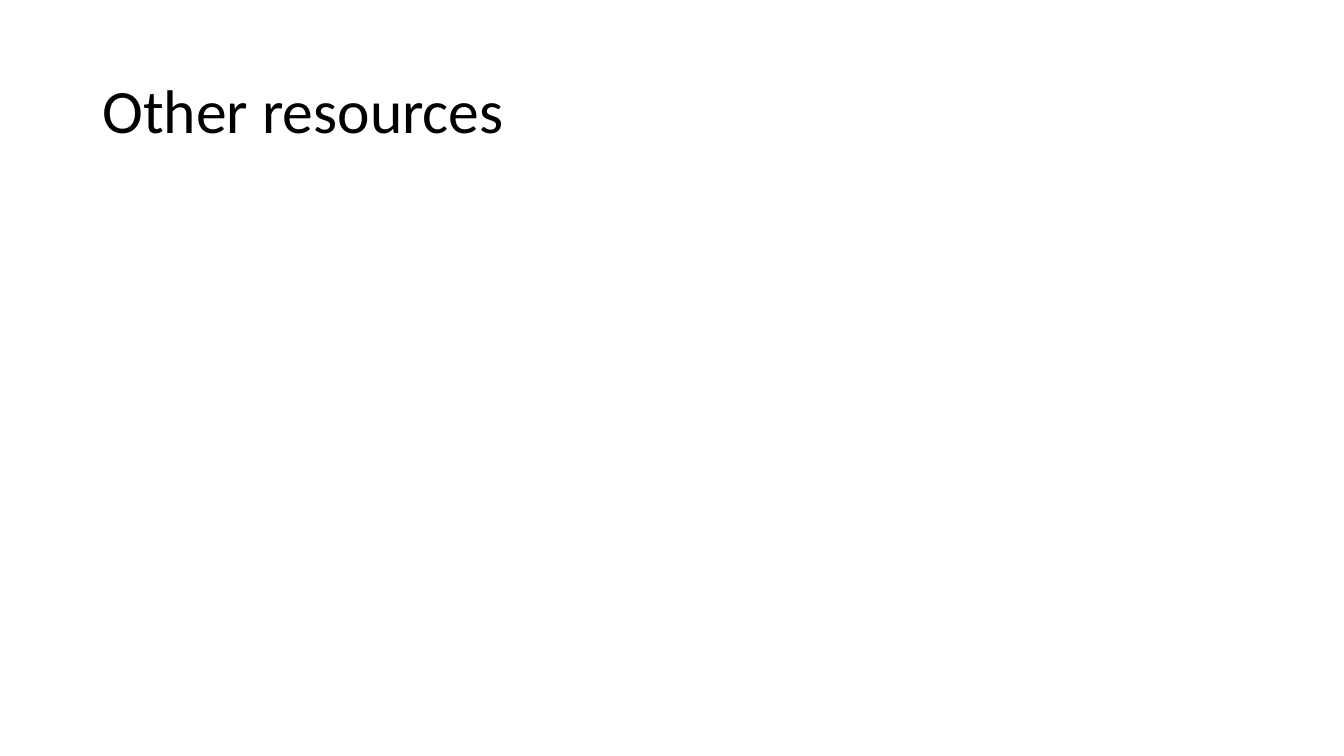
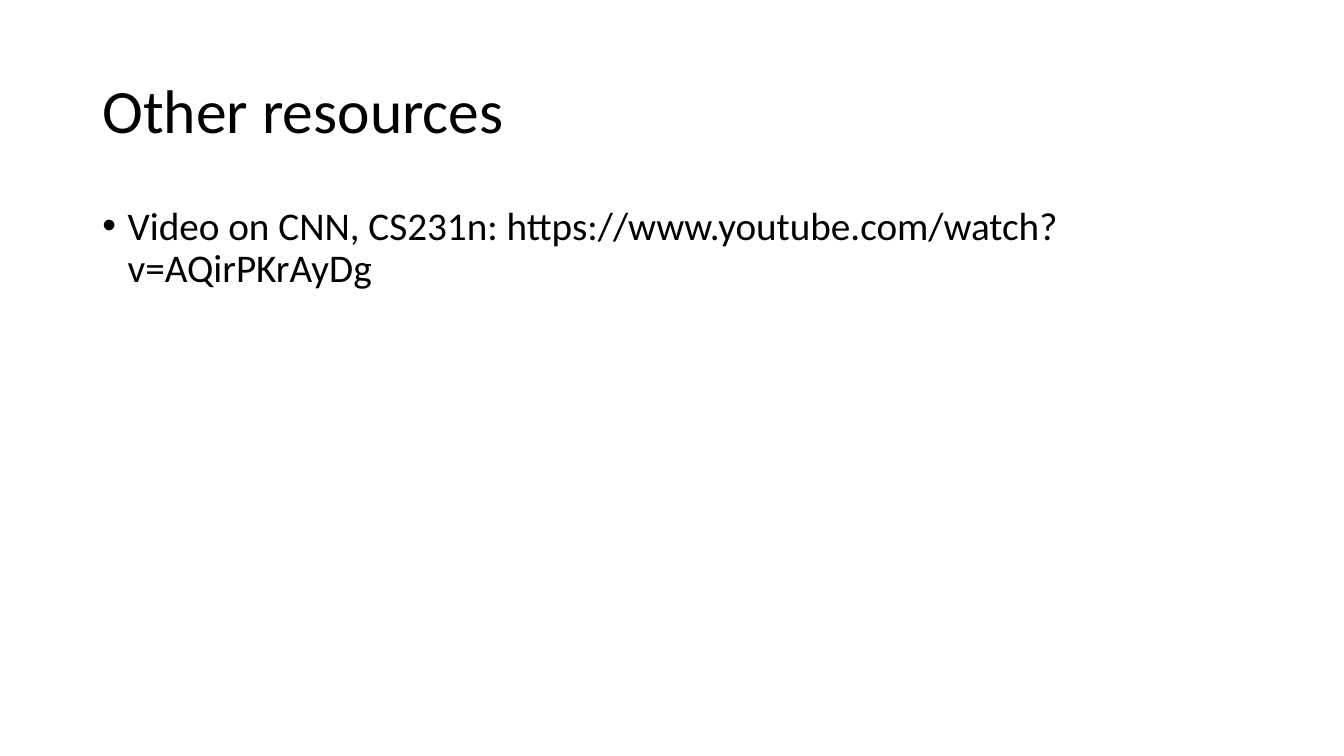
Before and after one commit to vivek14632/Deeplearning, a slide deck: slide 9 of chapter3/Convolutional Neural network.pptx (slide 8 before the commit). Drawn at 1344x756 pixels with LibreOffice and Linux fonts; fonts in the diff are those of the drawing. Boxes give left, top, right and bottom in pixels: in the first picture for what was removed or moved away, otherwise in the second. Text is boxed around its words. In the diff, an @@ line names an element or a change of style, - is before the commit and + after.

```diff
--- a/chapter3/Convolutional Neural network.pptx
+++ b/chapter3/Convolutional Neural network.pptx
@@ text added at [128,212,1058,289], 28 pt, text #000000 @@
+• Video on CNN, CS231n: https://www.youtube.com/watch?v=AQirPKrAyDg
```
Also in this commit, not shown: 1 other slide changed, 1 slide added.
